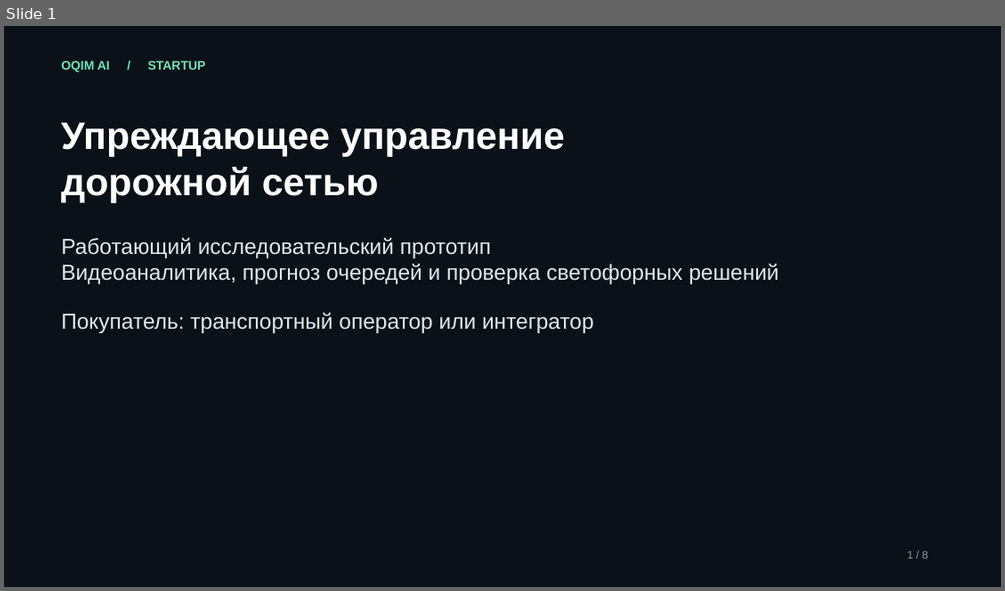
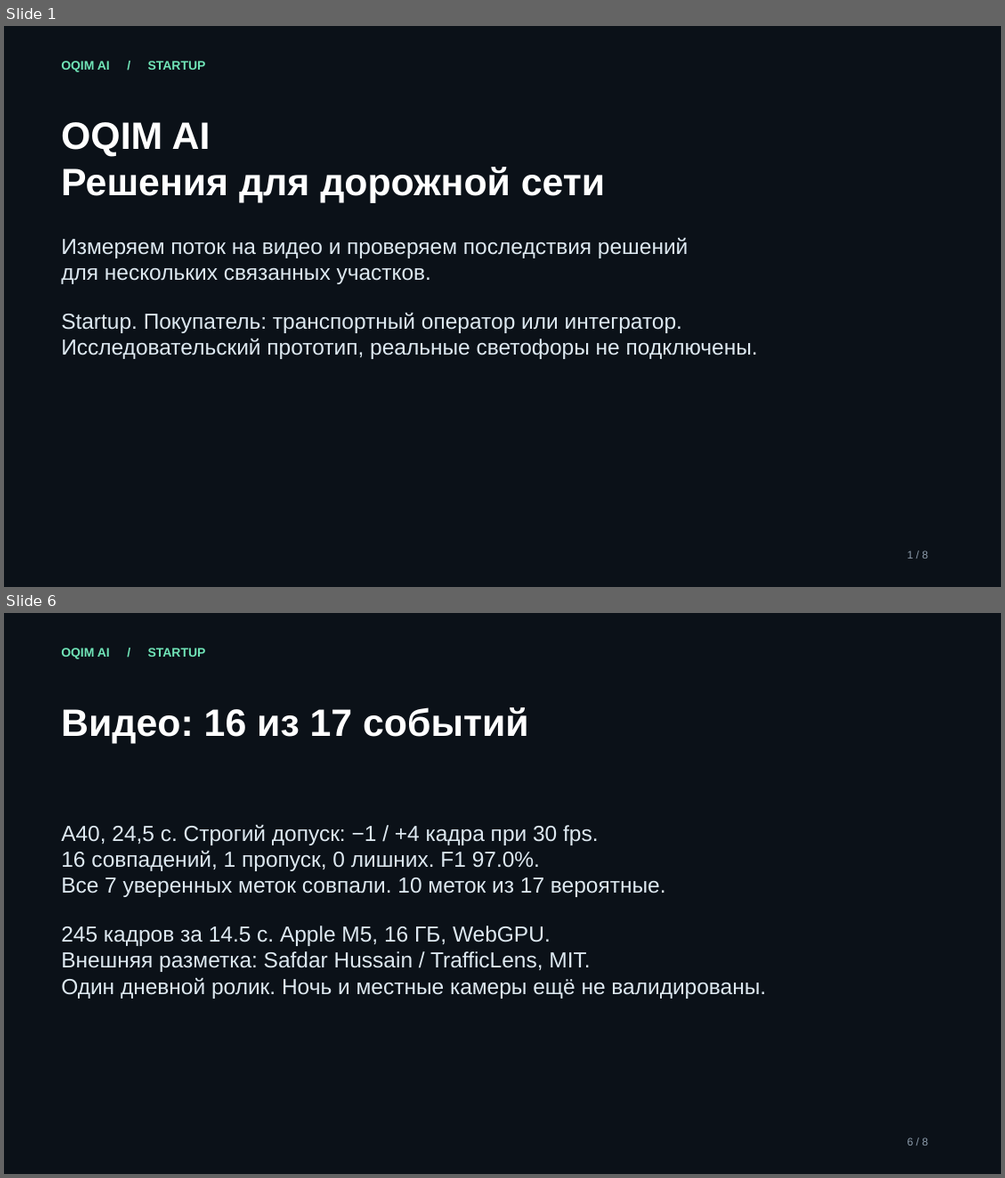
Before and after one commit to baytoooo/oqim-ai, a slide deck: DEFENSE.pptx. Shown one above the other, each under a label of ours: slide 1 before the commit, slides 1 and 6 after it; the slides between them are not shown. The pictures are 1005x591 and 1005x1178 pixels, drawn with LibreOffice and Linux fonts; fonts in the diff are those of the drawing. Boxes give left, top, right and bottom in pixels: in the first picture for what was removed or moved away, otherwise in the second. Text is boxed around its words. In the diff, an @@ line names an element or a change of style, - is before the commit and + after.

```diff
--- a/DEFENSE.pptx
+++ b/DEFENSE.pptx
@@ slide 6 added at (4,613,1001,1174), background #0B1118 @@
@@ text added at (61,648,206,659), 12 pt, text #70E4B7, bold @@
+OQIM AI / STARTUP
@@ text added at (61,707,528,744), 36.8 pt, text #FFFFFF, bold @@
+Видео: 16 из 17 событий
@@ text added at (61,824,766,998), 21 pt, text #DDE8F0 @@
+A40, 24,5 с. Строгий допуск: −1 / +4 кадра при 30 fps.
+16 совпадений, 1 пропуск, 0 лишних. F1 97.0%.
+Все 7 уверенных меток совпали. 10 меток из 17 вероятные.
+245 кадров за 14.5 с. Apple M5, 16 ГБ, WebGPU.
+Внешняя разметка: Safdar Hussain / TrafficLens, MIT.
+Один дневной ролик. Ночь и местные камеры ещё не валидированы.
@@ text added at (907,1137,928,1145), 10.5 pt, text #8C9BAA @@
+6 / 8
@@ slide 1 changed as well @@
@@ text at (61,122,605,203): text changed @@
-Упреждающее управление
-дорожной сетью
+OQIM AI
+Решения для дорожной сети
@@ text at (61,237,758,359): text changed @@
-Работающий исследовательский прототип
-Видеоаналитика, прогноз очередей и проверка светофорных решений
-Покупатель: транспортный оператор или интегратор
+Измеряем поток на видео и проверяем последствия решений
+для нескольких связанных участков.
+Startup. Покупатель: транспортный оператор или интегратор.
+Исследовательский прототип, реальные светофоры не подключены.
```
Also in this commit, not shown: 5 other slides changed, 1 other slide added, 2 slides removed, 24 other files.
